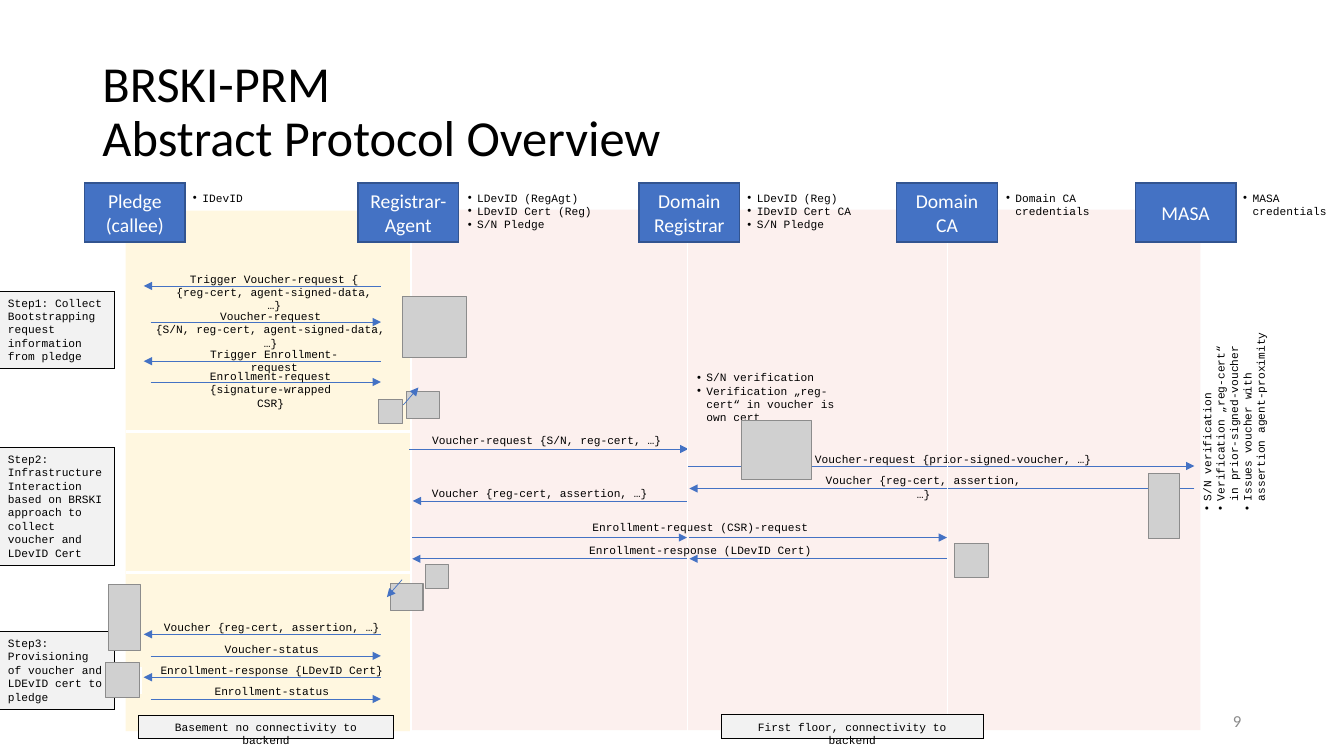
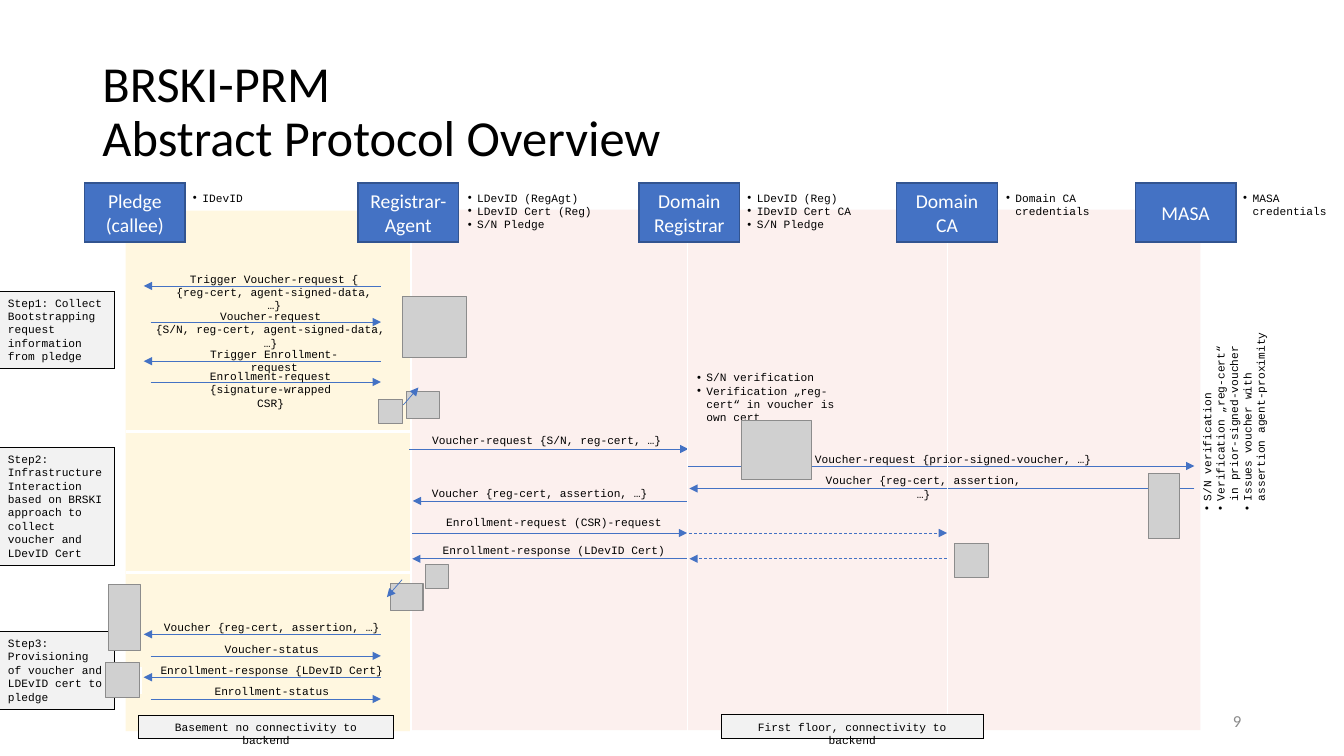
Before and after one commit to anima-wg/anima-brski-ae, a slide deck: slide 9 of presentations/slides-112-BRSKI-AE_BRSKI-PRM.pptx. Drawn at 1344x756 pixels with LibreOffice and Linux fonts; fonts in the diff are those of the drawing; grey boxes stand for pictures. Boxes give left, top, right and bottom in pixels: in the first picture for what was removed or moved away, otherwise in the second. Text is boxed around its words. In the diff, an @@ line names an element or a change of style, - is before the commit and + after.

Commit message:
- reduced text in some of the slides - updated call flows

```diff
--- a/presentations/slides-112-BRSKI-AE_BRSKI-PRM.pptx
+++ b/presentations/slides-112-BRSKI-AE_BRSKI-PRM.pptx
@@ arrow moved from (412, 537) - (688, 537) to (412, 533) - (688, 533) @@
@@ text "Enrollment-response (LDevID Cert)": place and size @@
-text "Enrollment-response (LDevID Cert)" at box(589, 546, 812, 558)
+text "Enrollment-response (LDevID Cert)" at box(443, 546, 665, 557)
@@ text "Enrollment-request (CSR)-request": place and size @@
-text "Enrollment-request (CSR)-request" at box(592, 523, 808, 535)
+text "Enrollment-request (CSR)-request" at box(446, 518, 662, 529)
@@ arrow moved from (690, 537) - (948, 537) to (690, 533) - (948, 533) @@
@@ arrow (690, 533) - (948, 533): stroke #4472C4 0.5 pt to #4472C4 0.5 pt dashed @@
@@ arrow (948, 559) - (690, 559): stroke #4472C4 0.5 pt to #4472C4 0.5 pt dashed @@
```
Also in this commit, not shown: 6 other slides changed.
